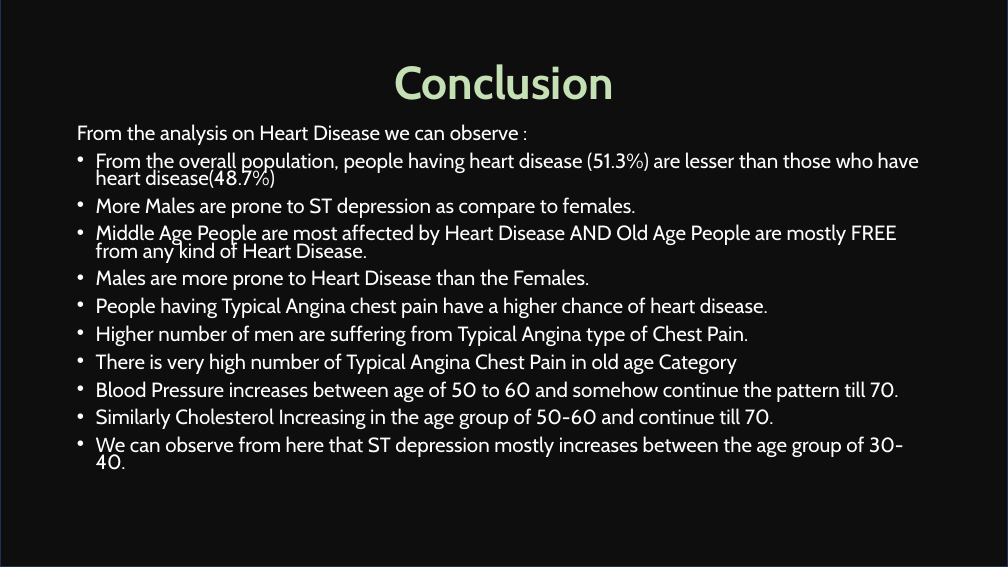
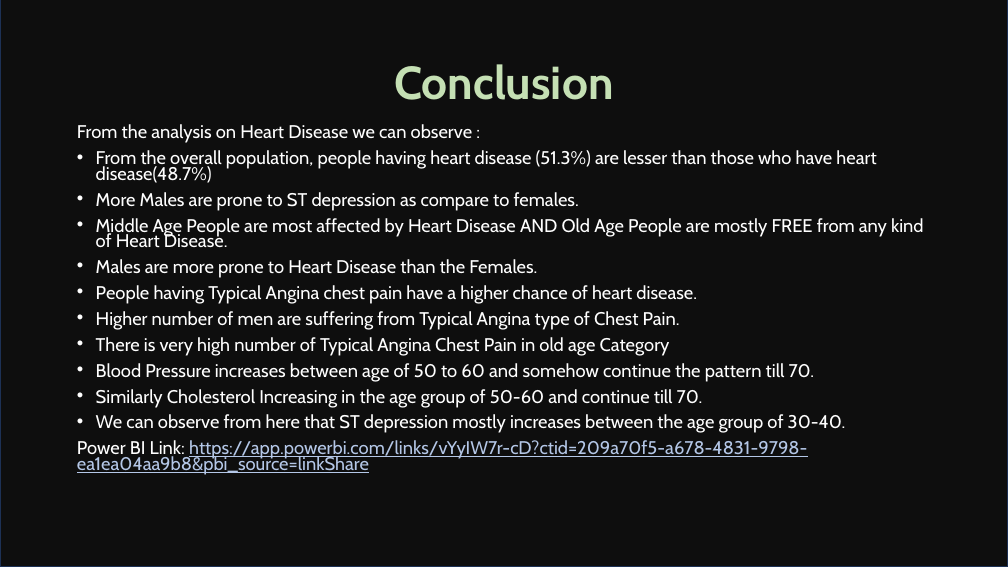
Before and after one commit to saikrishnatandasi/Heart-Disease-Analysis, a slide deck: slide 11 of HEART DISEASE ANALYSIS.pptx. Drawn at 1008x567 pixels with LibreOffice and Linux fonts; fonts in the diff are those of the drawing; background and template pictures are left out; a plain dark background stands for a picture behind light text. Boxes give left, top, right and bottom in pixels: in the first picture for what was removed or moved away, otherwise in the second. Text is boxed around its words. In the diff, an @@ line names an element or a change of style, - is before the commit and + after.

Commit message:
added pdf and power BI link

```diff
--- a/HEART DISEASE ANALYSIS.pptx
+++ b/HEART DISEASE ANALYSIS.pptx
@@ text at (77,124,924,433): size 19.6 to 17.5 pt in "From the analysis on Heart Disease we ...", "From the overall population, people having heart ...", "More Males are prone to ST depression ...", "Middle Age People are most affected by ..." and 7 more places @@
@@ text at (77,440,807,475): paragraph added @@
+Power BI Link: https://app.powerbi.com/links/vYyIW7r-cD?ctid=209a70f5-a678-4831-9798-ea1ea04aa9b8&pbi_source=linkShare
```
Also in this commit, not shown: 1 other file.
